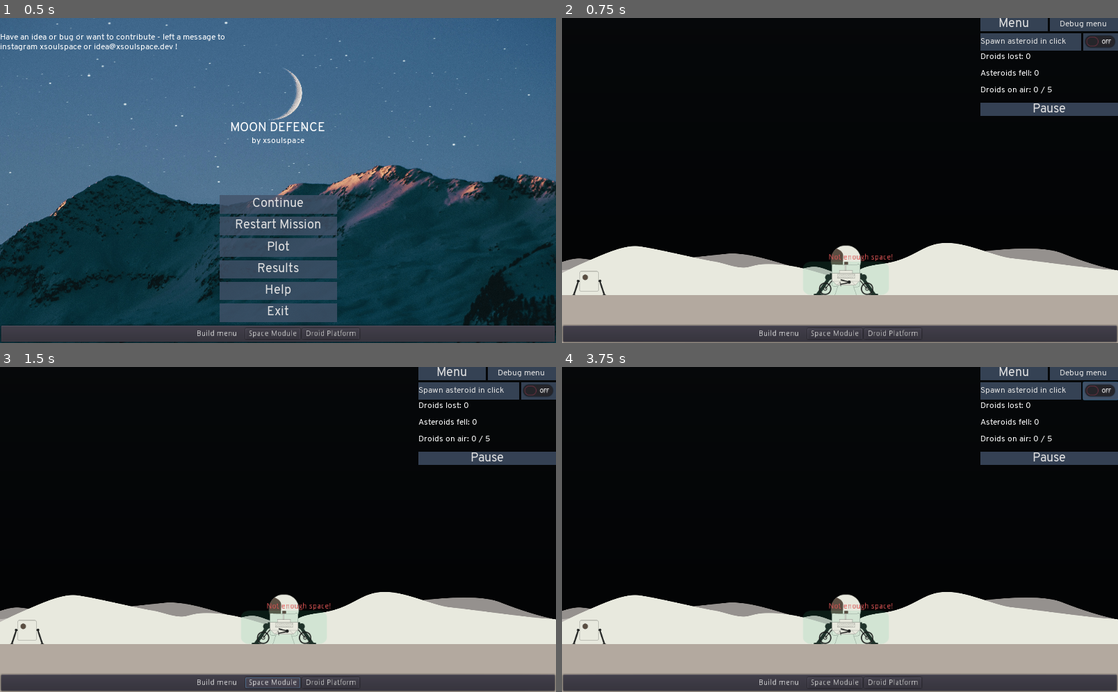
Above: before the commit, frames 1-4 (two rows, left to right).
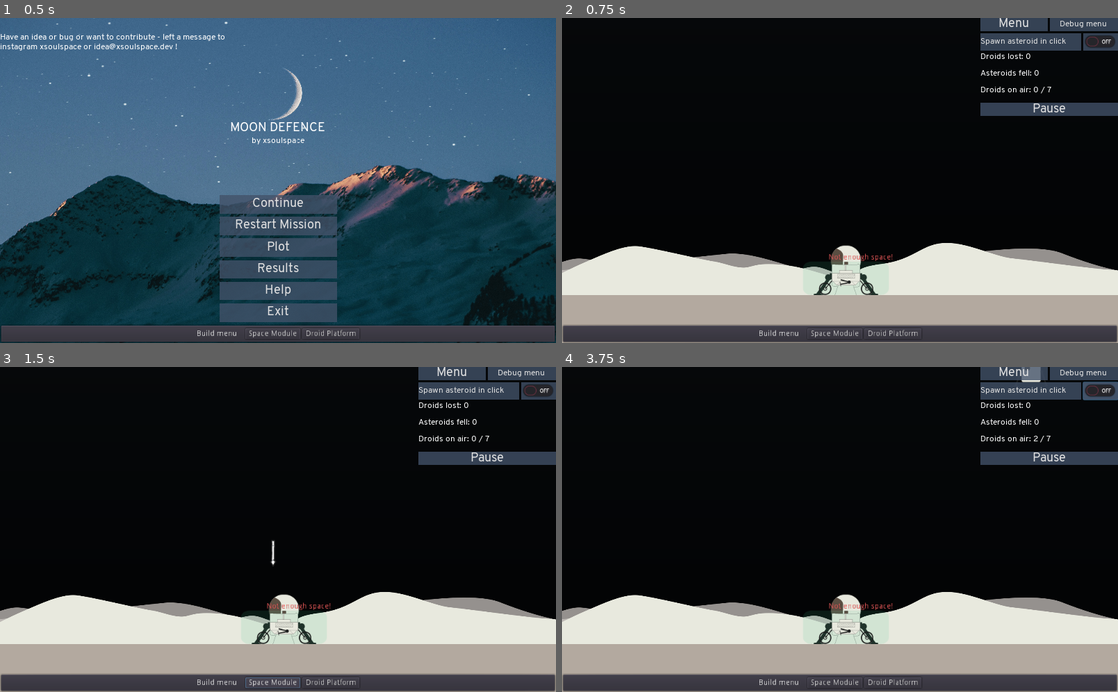
Above: after the commit, the same moments.

Repository: Arenukvern/gd_moon_defence
Game: Godot game, scene res://levels/ScenesRoot.tscn
The game is run twice, just before and just after one commit, with the same random seed, the same clock (stepped at 60 frames per second) and the same inputs.
Inputs (mouse positions are in pixels of both pictures, inside the frame that each line leads up to):
- Up to frame 1 (0.5 s): no input
- Up to frame 2 (0.75 s): click "Restart Mission" at 0.5 s
- Up to frame 3 (1.5 s): click "Space Module" at 1.25 s
- Up to frame 4 (3.75 s): click "Droid Platform" at 2 s; click "Spawn asteroid in click" at 2.75 s; click (1101, 389) at 3.5 s

Frame 1 is identical in both runs. In frame 2, less than 0.1% of the frame differs, in the area x 1-89%, y 21-86%; in frame 3, 0.1%; in frame 4, 0.3%, in the area x 1-89%, y 0-86%.

Commit message:
Add: build primitive platform Add: building selector

Diff:
--- a/autoload/states/DroidsState.gd
+++ b/autoload/states/DroidsState.gd
@@ -6,7 +6,7 @@
 export var acceleration_explosive_max: = 600.0
 export var acceleration_explosive_min: = 400.0
 const droid: = preload('res://objects/droids/primitive/PrimitiveDroid.tscn')
-export var maxDroidsQuantity: = 5.0
+export var maxDroidsQuantity: = 7.0
 var currentDroidsQuantity: = 0 setget ,get_currentDroidsQuantity
 signal droids_on_air_updated
 const signal_name_droids_on_air_updated: = 'droids_on_air_updated'
@@ -45,3 +45,7 @@
 
 func notifyDroidsOnAirUpdated()->void:
 	emit_signal(signal_name_droids_on_air_updated)
+
+func addCustomDroid(droidInstance)->void:
+	root.add_child(droidInstance)
+	notifyDroidsOnAirUpdated()
--- a/autoload/states/UIState.gd
+++ b/autoload/states/UIState.gd
@@ -18,6 +18,7 @@
 	return save_dict
 
 onready var root: = get_tree().get_root()
+onready var me: = $'.'
 onready var scenesRoot: = root.get_node('ScenesRoot')
 var current_scene = null
 
@@ -158,3 +159,15 @@
 	closeMainMenu()
 	resetCurrentHighscore()
 	goto_scene('res://levels/MoonFlat.tscn')
+
+const _placeSelectorScene: = preload("res://objects/selectors/PlaceSelector.tscn")
+var _placeSelector: PlaceSelector
+
+var _is_building_selector_active: bool = false setget set_is_building_selector_active
+func set_is_building_selector_active(isActive:bool)->void:
+	_is_building_selector_active = isActive
+	if isActive:
+		_placeSelector = _placeSelectorScene.instance()
+		me.add_child(_placeSelector)
+	elif is_instance_valid(_placeSelector):
+		_placeSelector.queue_free()
--- a/levels/MoonFlat.tscn
+++ b/levels/MoonFlat.tscn
@@ -1,10 +1,9 @@
-[gd_scene load_steps=9 format=2]
+[gd_scene load_steps=8 format=2]
 
 [ext_resource path="res://levels/MoonFlat.gd" type="Script" id=1]
 [ext_resource path="res://assets/backgrounds/MoonBackground.png" type="Texture" id=2]
 [ext_resource path="res://ui_debug/UIDebug.tscn" type="PackedScene" id=3]
 [ext_resource path="res://objects/lunar_base/BaseModule.tscn" type="PackedScene" id=4]
-[ext_resource path="res://objects/droid_platform/primitive/PrimitiveDroidPlatform.tscn" type="PackedScene" id=5]
 [ext_resource path="res://assets/MoonTileMap.tres" type="TileSet" id=6]
 [ext_resource path="res://objects/rovers/PrimitiveRover.tscn" type="PackedScene" id=7]
 [ext_resource path="res://ui/BuildMenu.tscn" type="PackedScene" id=8]
@@ -46,9 +45,6 @@
 [node name="BaseModule" parent="." instance=ExtResource( 4 )]
 position = Vector2( 523, 480 )
 
-[node name="PrimitiveDroidPlatform" parent="." instance=ExtResource( 5 )]
-position = Vector2( 49.8737, 511.79 )
-
 [node name="TileMap" type="TileMap" parent="."]
 tile_set = ExtResource( 6 )
 collision_layer = 16
--- a/objects/BaseDroidModule.gd
+++ b/objects/BaseDroidModule.gd
@@ -4,6 +4,16 @@
 
 onready var projectRoot := get_tree().get_root()
 onready var uiState := projectRoot.get_node("/root/UIState")
+export var acceleration_for_landing: = 20.0
+export var acceleration_initial: = 100.0
+# current acceleration
+var _acceleration_current: = 100.0
+# current random acceleration when player can risk to run plasma
+# but it can exlosure if the acceleration_current will be more than
+# critical
+var _acceleration_explosition: = 100.0
+# distance between target position and current position
+# droid should stop
 
 # !!! must be filled with base resourse components !!!
 onready var health_damage_system: HealthDamageSystem = HealthDamageSystem.new()
--- /dev/null
+++ b/objects/BuildingFactory.gd
@@ -0,0 +1,6 @@
+extends Node
+
+class_name BuildingFactory
+
+const primitiveDroidPlatform: = preload("res://objects/droid_platform/primitive/PrimitiveDroidPlatform.tscn")
+const baseModule: = preload("res://objects/lunar_base/BaseModule.tscn")
--- a/objects/droid_platform/primitive/PrimitiveDroidPlaform.gd
+++ b/objects/droid_platform/primitive/PrimitiveDroidPlaform.gd
@@ -29,3 +29,20 @@
 
 func _on_PrimitiveDroidPlatform_mouse_exited() -> void:
 	isMouseOver =false
+
+func _ready():
+	acceleration_for_landing = 150
+	_acceleration_current = acceleration_for_landing
+
+func _physics_process(delta):
+	move_droid()
+
+func move_droid()->void:
+
+	_velocity = Steering.follow(
+		_velocity,
+		global_position,
+		target_global_position,
+		_acceleration_current
+	)
+	_velocity = move_and_slide(_velocity)
--- a/objects/droid_platform/primitive/PrimitiveDroidPlatform.tscn
+++ b/objects/droid_platform/primitive/PrimitiveDroidPlatform.tscn
@@ -7,7 +7,7 @@
 [node name="PrimitiveDroidPlatform" type="KinematicBody2D"]
 input_pickable = true
 collision_layer = 8
-collision_mask = 0
+collision_mask = 24
 script = ExtResource( 1 )
 
 [node name="platform" type="Sprite" parent="."]
@@ -22,7 +22,6 @@
 [node name="CollisionPolygon2D" type="CollisionPolygon2D" parent="."]
 position = Vector2( 0, -10 )
 polygon = PoolVector2Array( 0, 10, 31, 10, 22, -19, 18, -19, 18, -34, -18, -34, -18, -19, -23, -19, -31, 10 )
-
 [connection signal="input_event" from="." to="." method="_on_PrimitiveDroidPlatform_input_event"]
 [connection signal="mouse_entered" from="." to="." method="_on_PrimitiveDroidPlatform_mouse_entered"]
 [connection signal="mouse_exited" from="." to="." method="_on_PrimitiveDroidPlatform_mouse_exited"]
--- a/objects/droids/primitive/PrimitiveDroid.gd
+++ b/objects/droids/primitive/PrimitiveDroid.gd
@@ -2,18 +2,10 @@
 
 class_name PrimitiveDroid
 
-export var acceleration_for_landing: = 20.0
-export var acceleration_initial: = 100.0
+
 export var acceleration_explosive_min: = 300.0
 export var acceleration_explosive_max: = 400.0
-# current acceleration
-var _acceleration_current: = 0.0
-# current random acceleration when player can risk to run plasma
-# but it can exlosure if the acceleration_current will be more than
-# critical
-var _acceleration_explosition: = 0.0
-# distance between target position and current position
-# droid should stop
+
 
 export var DISTANCE_LANDING_THRESHOLD: = 50.0
 
--- a/objects/droids/primitive/PrimitiveDroid.tscn
+++ b/objects/droids/primitive/PrimitiveDroid.tscn
@@ -18,7 +18,6 @@
 [node name="CollisionShape2D" type="CollisionShape2D" parent="."]
 position = Vector2( 0, -31 )
 shape = SubResource( 1 )
-
 [connection signal="input_event" from="." to="." method="_on_PrimitiveDroid_input_event"]
 [connection signal="mouse_entered" from="." to="." method="_on_PrimitiveDroid_mouse_entered"]
 [connection signal="mouse_exited" from="." to="." method="_on_PrimitiveDroid_mouse_exited"]
--- /dev/null
+++ b/objects/selectors/PlaceSelector.gd
@@ -0,0 +1,16 @@
+extends Area2D
+
+class_name PlaceSelector
+
+var verticalPosition: float = 400.0
+onready var _screen_dimension = OS.get_window_size()
+func _ready():
+	verticalPosition = _screen_dimension.y - 100
+	_change_position()
+
+func _physics_process(delta):
+	_change_position()
+
+func _change_position()->void:
+	var x = get_global_mouse_position().x
+	global_position = Vector2(x,verticalPosition)
--- /dev/null
+++ b/objects/selectors/PlaceSelector.tscn
@@ -0,0 +1,19 @@
+[gd_scene load_steps=4 format=2]
+
+[ext_resource path="res://assets/scribble_pack/PNG/Default/item_arrow.png" type="Texture" id=1]
+[ext_resource path="res://objects/selectors/PlaceSelector.gd" type="Script" id=2]
+
+[sub_resource type="RectangleShape2D" id=1]
+extents = Vector2( 10, 24.9318 )
+
+[node name="PlaceSelector" type="Area2D"]
+script = ExtResource( 2 )
+
+[node name="body" type="Sprite" parent="."]
+position = Vector2( 0, -25.1046 )
+rotation = 1.5708
+texture = ExtResource( 1 )
+
+[node name="CollisionShape2D" type="CollisionShape2D" parent="."]
+position = Vector2( 0, -24.9452 )
+shape = SubResource( 1 )
--- a/project.godot
+++ b/project.godot
@@ -33,6 +33,11 @@
 "class": "BaseResourceFactory",
 "language": "GDScript",
 "path": "res://entities/BaseResourceFactory.gd"
+}, {
+"base": "Node",
+"class": "BuildingFactory",
+"language": "GDScript",
+"path": "res://objects/BuildingFactory.gd"
 }, {
 "base": "Node",
 "class": "DictionaryHelper",
@@ -73,6 +78,11 @@
 "class": "MainMenu",
 "language": "GDScript",
 "path": "res://ui/MainMenu.gd"
+}, {
+"base": "Area2D",
+"class": "PlaceSelector",
+"language": "GDScript",
+"path": "res://objects/selectors/PlaceSelector.gd"
 }, {
 "base": "Droid",
 "class": "PrimitiveDroid",
@@ -120,6 +130,7 @@
 "BaseDroidModule": "",
 "BaseResourceComponent": "",
 "BaseResourceFactory": "",
+"BuildingFactory": "",
 "DictionaryHelper": "",
 "Droid": "",
 "DroidSelection": "",
@@ -128,6 +139,7 @@
 "IceWateredAsteroid": "",
 "InputHelper": "",
 "MainMenu": "",
+"PlaceSelector": "",
 "PrimitiveDroid": "",
 "RoverActions": "",
 "SaveLoadHelper": "",
--- /dev/null
+++ b/ui/BuildMenu.gd
@@ -0,0 +1,30 @@
+extends Control
+
+onready var uiState: = $"/root/UIState"
+onready var droidsState: = $"/root/DroidsState"
+const distanceToMoon:float = -100.0
+var _newBuildingScene
+onready var buidlingsFactory: BuildingFactory = BuildingFactory.new()
+onready var _screen_dimension = OS.get_window_size()
+func _on_SpaceModule_button_up():
+	uiState._is_building_selector_active = true
+	_newBuildingScene = buidlingsFactory.baseModule
+
+func _on_DroidFactory_button_up():
+	uiState._is_building_selector_active = true
+	_newBuildingScene = buidlingsFactory.primitiveDroidPlatform
+
+func _input(event):
+	if not uiState._is_building_selector_active: return
+	var isLeftClick = InputHelper.isLeftClick(event)
+	if isLeftClick :
+		uiState._is_building_selector_active = false
+		_place_building(get_global_mouse_position().x)
+
+func _place_building(x: float)->void:
+#	add func
+	var newBuidling = _newBuildingScene.instance()
+	newBuidling.global_position = Vector2(x,distanceToMoon)
+	newBuidling.target_global_position = Vector2(x,_screen_dimension.y)
+	if is_instance_valid(newBuidling):
+		droidsState.addCustomDroid(newBuidling)
--- a/ui/BuildMenu.tscn
+++ b/ui/BuildMenu.tscn
@@ -1,8 +1,11 @@
-[gd_scene format=2]
+[gd_scene load_steps=2 format=2]
+
+[ext_resource path="res://ui/BuildMenu.gd" type="Script" id=1]
 
 [node name="BuildMenu" type="Control"]
 anchor_right = 1.0
 anchor_bottom = 1.0
+script = ExtResource( 1 )
 __meta__ = {
 "_edit_use_anchors_": false
 }
@@ -42,3 +45,5 @@
 margin_right = 300.0
 margin_bottom = 20.0
 text = "Droid Platform"
+[connection signal="button_up" from="PanelContainer/CenterContainer/HBoxContainer/SpaceModule" to="." method="_on_SpaceModule_button_up"]
+[connection signal="button_up" from="PanelContainer/CenterContainer/HBoxContainer/DroidFactory" to="." method="_on_DroidFactory_button_up"]
--- a/ui/MainMenu.tscn
+++ b/ui/MainMenu.tscn
@@ -40,7 +40,6 @@
 autowrap = true
 
 [node name="TitleContainer" type="VBoxContainer" parent="."]
-editor/display_folded = true
 anchor_left = 0.5
 anchor_right = 0.5
 margin_left = -109.0
@@ -50,16 +49,16 @@
 
 [node name="TitleLabel" type="Label" parent="TitleContainer"]
 margin_right = 218.0
-margin_bottom = 31.0
+margin_bottom = 24.0
 size_flags_vertical = 3
 text = "MOON DEFENCE"
 align = 1
 valign = 1
 
 [node name="Xsoulspace" type="Label" parent="TitleContainer"]
-margin_top = 35.0
+margin_top = 28.0
 margin_right = 218.0
-margin_bottom = 56.0
+margin_bottom = 44.0
 size_flags_vertical = 3
 custom_fonts/font = ExtResource( 4 )
 text = "by xsoulspace"
@@ -130,7 +129,6 @@
 margin_bottom = 576.0
 rect_min_size = Vector2( 400, 300 )
 theme = ExtResource( 1 )
-
 [connection signal="button_up" from="ButtonsContainer/ContinueButton" to="." method="_on_ContinueButton_button_up"]
 [connection signal="button_up" from="ButtonsContainer/Plot" to="." method="_on_Plot_button_up"]
 [connection signal="button_up" from="ButtonsContainer/HighscoreButton" to="." method="_on_HighscoreButton_button_up"]
